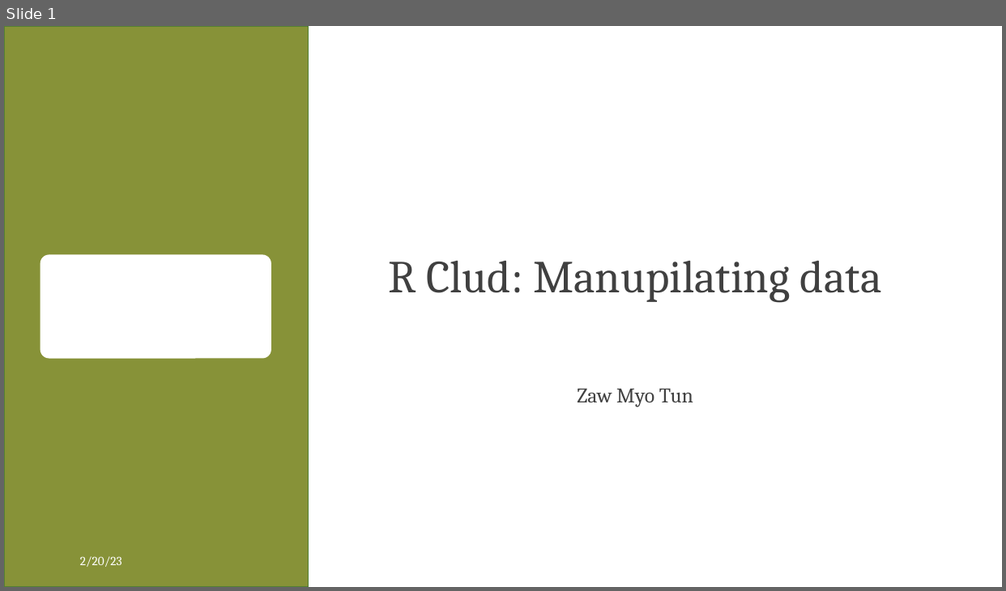
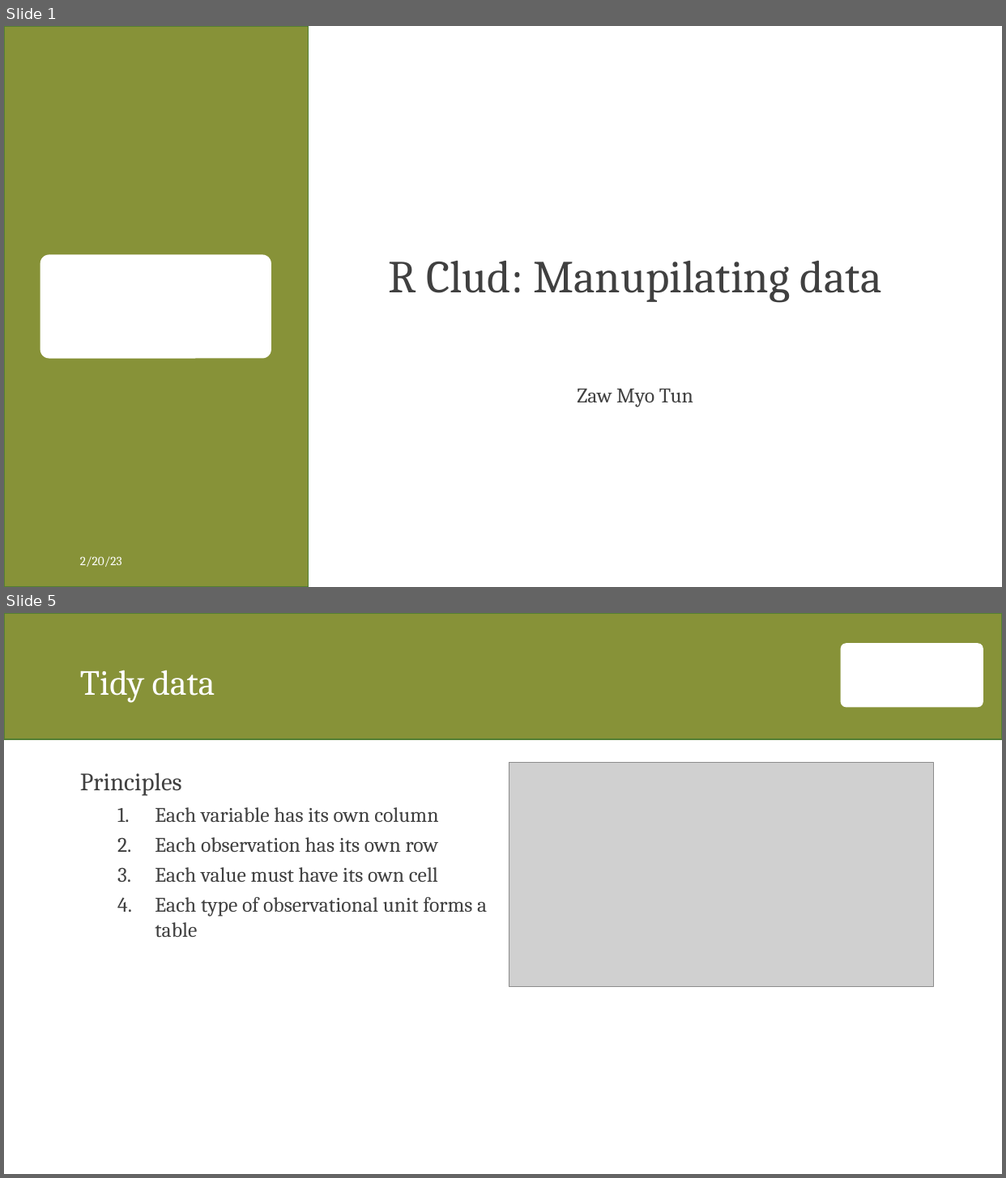
Before and after one commit to zawmtun/r_club, a slide deck: ex/03_manipulating_data.pptx. Shown one above the other, each under a label of ours: slide 1 before the commit, slides 1 and 5 after it; the slides between them are not shown. The pictures are 1006x591 and 1006x1178 pixels, drawn with LibreOffice and Linux fonts; fonts in the diff are those of the drawing; grey boxes stand for pictures; background and template pictures are left out. Boxes give left, top, right and bottom in pixels: in the first picture for what was removed or moved away, otherwise in the second. Text is boxed around its words. In the diff, an @@ line names an element or a change of style, - is before the commit and + after.

Commit message:
add details to 03_manipulating_data.pptx

```diff
--- a/ex/03_manipulating_data.pptx
+++ b/ex/03_manipulating_data.pptx
@@ slide 5 added at [4,613,1002,1174], background #FFFFFF @@
@@ rectangle added at [4,613,1002,739], fill #879238, outline #538035 1 pt @@
@@ rounded rectangle added at [841,643,984,707], fill #FFFFFF @@
@@ title added at [80,670,215,703], 34 pt, text #FFFFFF @@
+Tidy data
@@ text added at [80,773,487,938], 20 pt, text #404040 @@
+Principles
+  1. Each variable has its own column
+  2. Each observation has its own row
+  3. Each value must have its own cell
+  4. Each type of observational unit forms a table
@@ picture added at [509,763,934,987] @@
```
Also in this commit, not shown: 1 slide changed, 13 other slides added, 2 other files.
